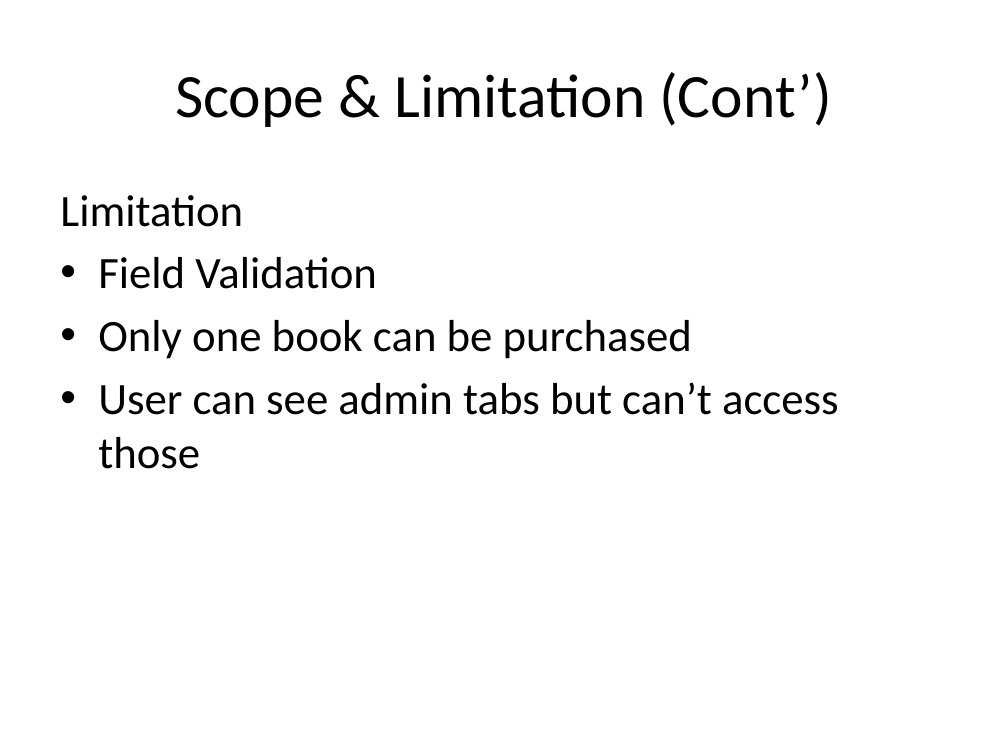
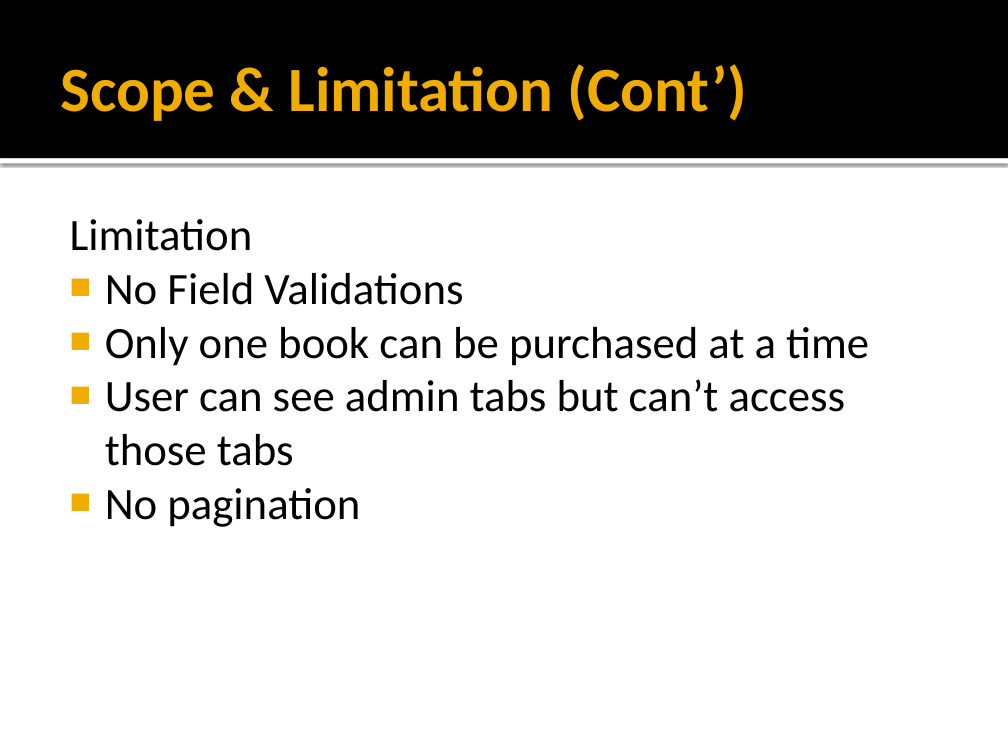
Before and after one commit to MNLBC/Group2Projects, a slide deck: slide 4 of 8. Pair Project/1. Danna Ziggy/BookManagement.pptx. Drawn at 1008x756 pixels with LibreOffice and Linux fonts; fonts in the diff are those of the drawing. Boxes give left, top, right and bottom in pixels: in the first picture for what was removed or moved away, otherwise in the second. Text is boxed around its words. In the diff, an @@ line names an element or a change of style, - is before the commit and + after.

```diff
--- a/8. Pair Project/1. Danna Ziggy/BookManagement.pptx
+++ b/8. Pair Project/1. Danna Ziggy/BookManagement.pptx
@@ rectangle added at <box>0,0,1008,158</box>, fill #000000 @@
@@ title "Scope & Limitation (Cont’)": place and size @@
-title "Scope & Limitation (Cont’)" at <box>175,72,832,127</box>
+title "Scope & Limitation (Cont’)" at <box>60,64,747,121</box>
@@ title "Scope & Limitation (Cont’)" at <box>60,64,747,121</box>: size 44 to 45 pt, text colour #000000 to #F0AD00, bold on; alignment centre to left @@
@@ rectangle added at <box>0,158,1008,163</box>, fill #FFFFFF @@
@@ text "Limitation": place and size @@
-text "Limitation" at <box>60,195,839,469</box>
+text "Limitation" at <box>70,219,869,527</box>
@@ text at <box>70,219,253,251</box>: indent changed; less space between paragraphs @@
@@ text at <box>105,273,869,527</box>: text changed @@
-• Field Validation
-• Only one book can be purchased
-• User can see admin tabs but can’t access those
+■ No Field Validations
+■ Only one book can be purchased at a time
+■ User can see admin tabs but can’t access those tabs
+■ No pagination
```
Also in this commit, not shown: 4 other slides changed, 10 other files.
